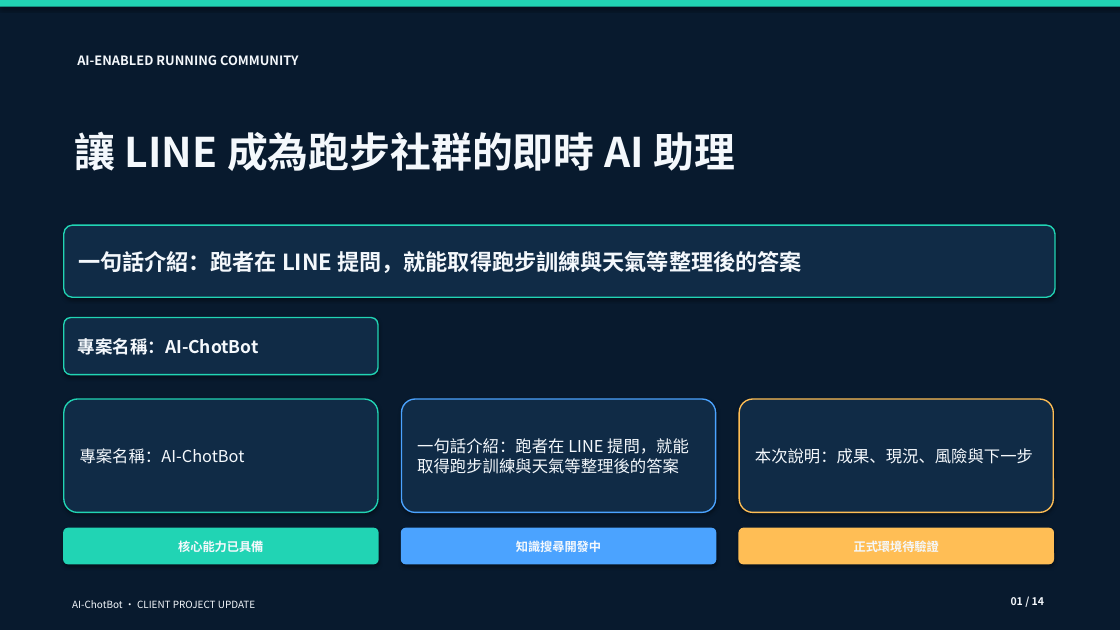
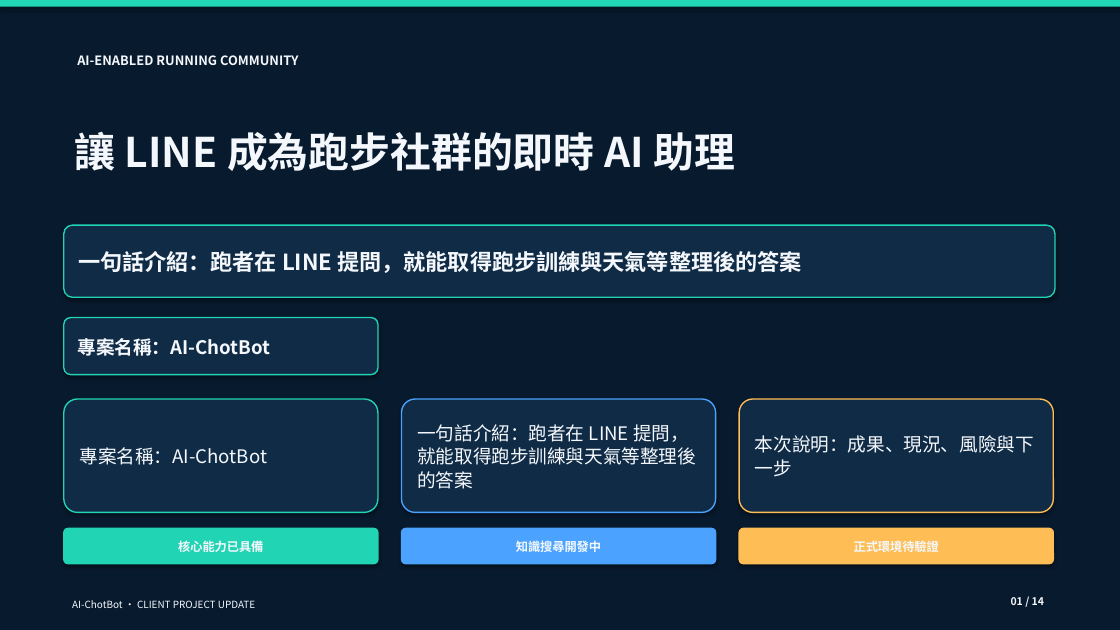
Before and after one commit to yamopeng0918/AI-ChotBot, a slide deck: slide 1 of docs/presentations/AI-ChotBot-project-progress-client.pptx. Drawn at 1120x630 pixels with LibreOffice and Linux fonts; fonts in the diff are those of the drawing. Boxes give left, top, right and bottom in pixels: in the first picture for what was removed or moved away, otherwise in the second. Text is boxed around its words. In the diff, an @@ line names an element or a change of style, - is before the commit and + after.

```diff
--- a/docs/presentations/AI-ChotBot-project-progress-client.pptx
+++ b/docs/presentations/AI-ChotBot-project-progress-client.pptx
@@ rounded rectangle "專案名稱：AI-ChotBot" at [64,318,378,375]: size 15 to 16 pt @@
@@ size 14 to 16 pt in 3 elements at [64,399,378,513], [402,399,716,513], [739,399,1054,513] @@
```
Also in this commit, not shown: 6 other slides changed, 2 other files.
